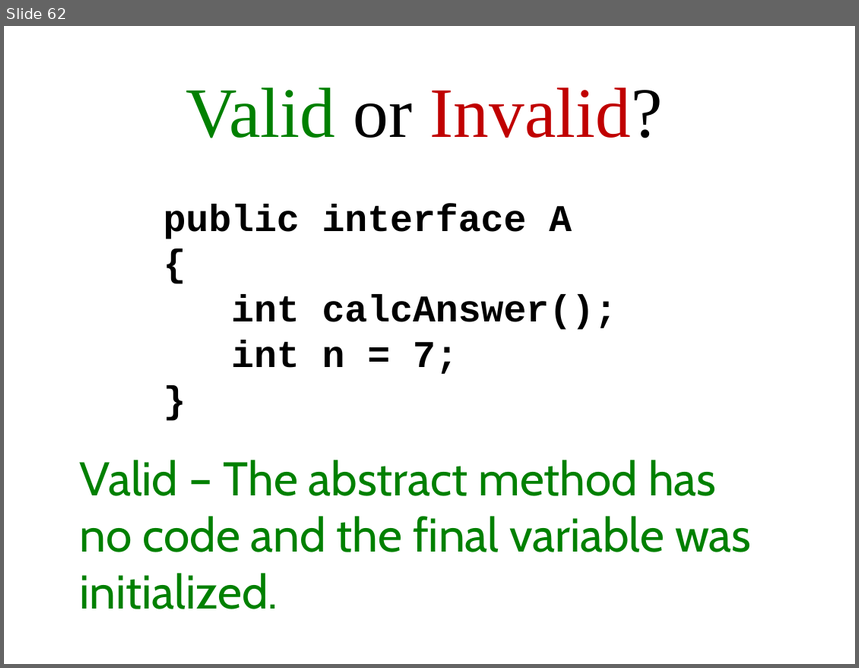
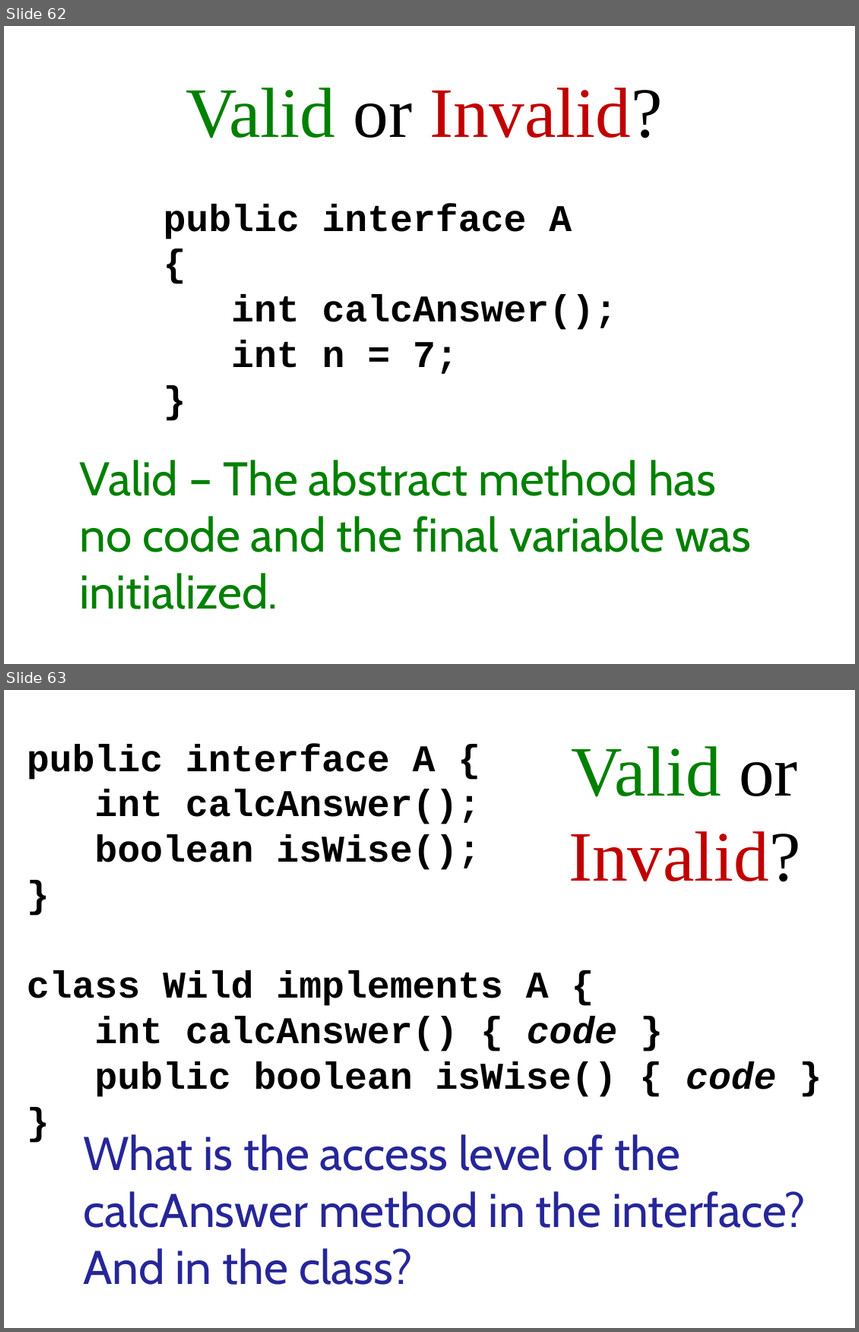
Before and after one commit to Cy-FairCS/cs3, a slide deck: u04a_interfaces/notes/_interfaces notes.pptx. Shown one above the other, each under a label of ours: slide 62 before the commit, slides 62 and 63 after it. The pictures are 859x668 and 859x1332 pixels, drawn with LibreOffice and Linux fonts; fonts in the diff are those of the drawing. Boxes give left, top, right and bottom in pixels: in the first picture for what was removed or moved away, otherwise in the second. Text is boxed around its words. In the diff, an @@ line names an element or a change of style, - is before the commit and + after.

Commit message:
update 2 interfaces

```diff
--- a/u04a_interfaces/notes/_interfaces notes.pptx
+++ b/u04a_interfaces/notes/_interfaces notes.pptx
@@ slide 63 added at box(4, 690, 855, 1328), background #FFFFFF @@
@@ subtitle added at box(27, 744, 776, 1097), 32 pt, text #000000, bold @@
+public interface A {
+int calcAnswer();
+boolean isWise();
+}
+class Wild implements A {
+int calcAnswer() { code }
+public boolean isWise() { code }
+}
@@ title added at box(569, 746, 801, 882), 60 pt, text #C00000 @@
+Valid or Invalid?
@@ text added at box(83, 1135, 806, 1285), 40 pt, text #262699 @@
+What is the access level of the calcAnswer method in the interface? And in the class?
```
Also in this commit, not shown: 16 slides changed, 2 other slides added, 1 slide removed.
